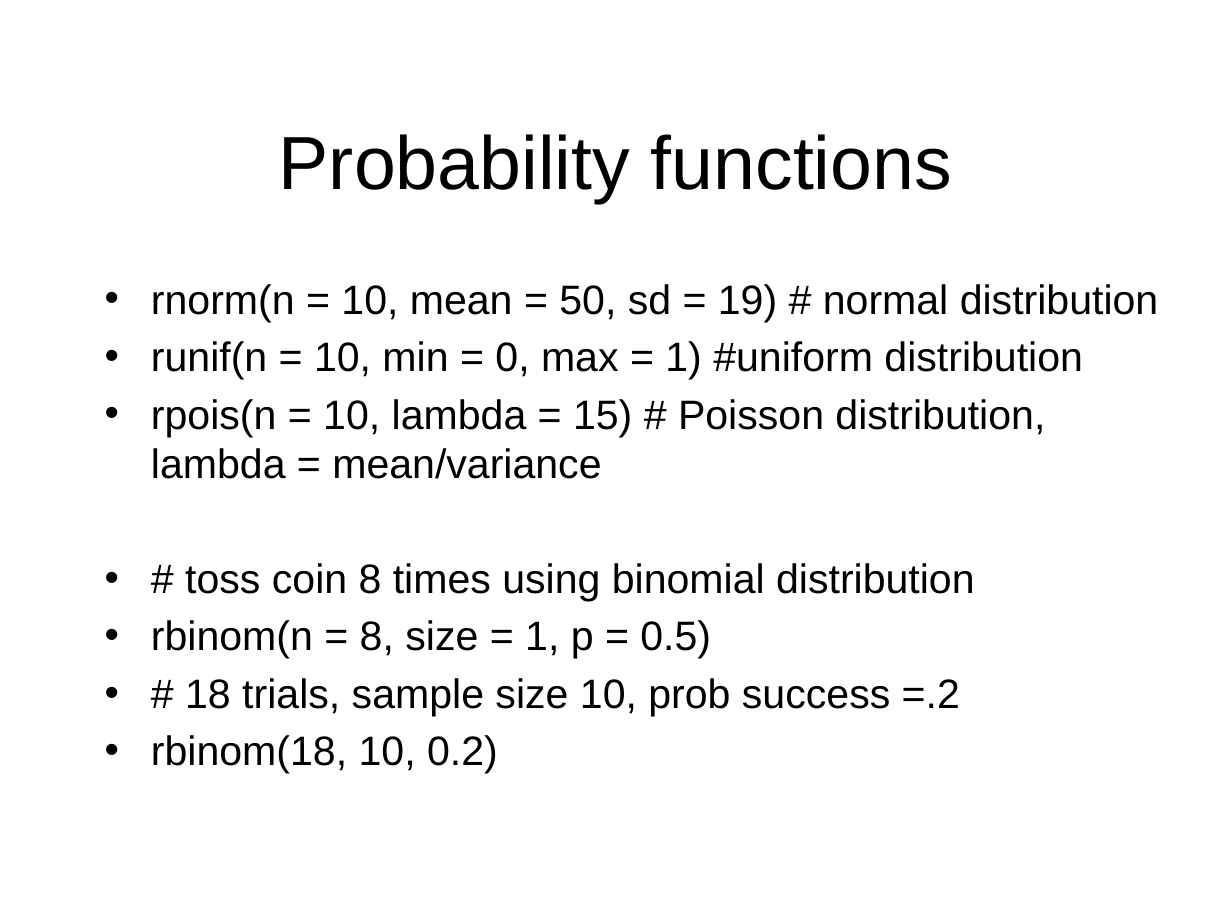
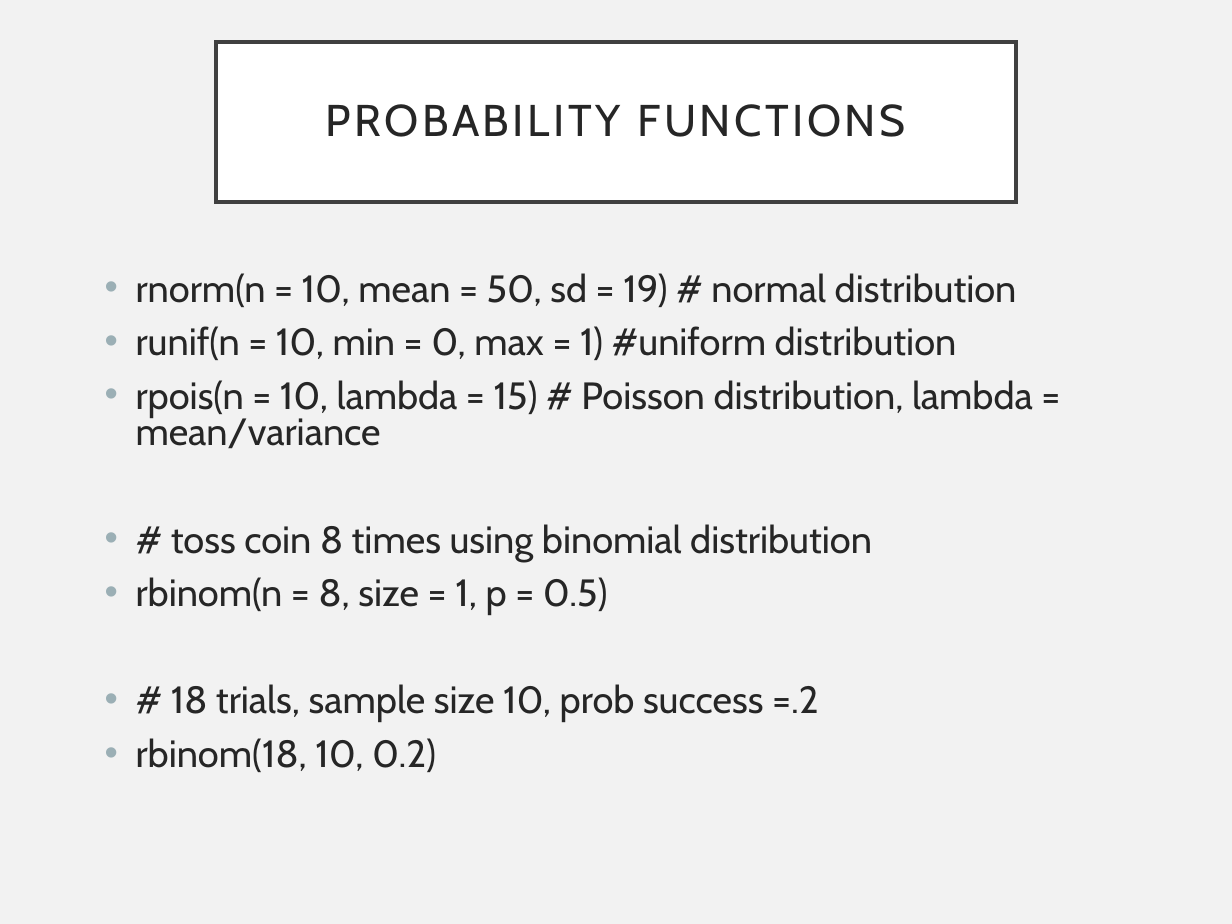
Before and after one commit to EEOB590A-Fall-2019/Course-Materials, a slide deck: slide 8 of 5. Simulating Data/SimulatingData.pptx. Drawn at 1232x924 pixels with LibreOffice and Linux fonts; fonts in the diff are those of the drawing. Boxes give left, top, right and bottom in pixels: in the first picture for what was removed or moved away, otherwise in the second. Text is boxed around its words. In the diff, an @@ line names an element or a change of style, - is before the commit and + after.

```diff
--- a/5. Simulating Data/SimulatingData.pptx
+++ b/5. Simulating Data/SimulatingData.pptx
@@ background #FFFFFF to #F2F2F2 @@
@@ title "PROBABILITY FUNCTIONS": place and size @@
-title "PROBABILITY FUNCTIONS" at [279, 134, 952, 203]
+title "PROBABILITY FUNCTIONS" at [216, 42, 1015, 202]
@@ title "PROBABILITY FUNCTIONS" at [216, 42, 1015, 202]: fill none to #FFFFFF; outline none to #404040 2.5 pt @@
@@ title at [325, 104, 905, 137]: text changed; size 44 to 26 pt; font Arial to Cabin; text colour #000000 to #262626 @@
-Probability functions
+PROBABILITY FUNCTIONS
@@ text "rnorm(n = 10, mean = ..." at [136, 273, 1033, 772]: size 24 to 22.2 pt, font Arial to Cabin, text colour #000000 to #262626; indent changed; line spacing 1 to 0.8; more space between paragraphs @@
```
Also in this commit, not shown: 11 other slides changed, 2 other files.
